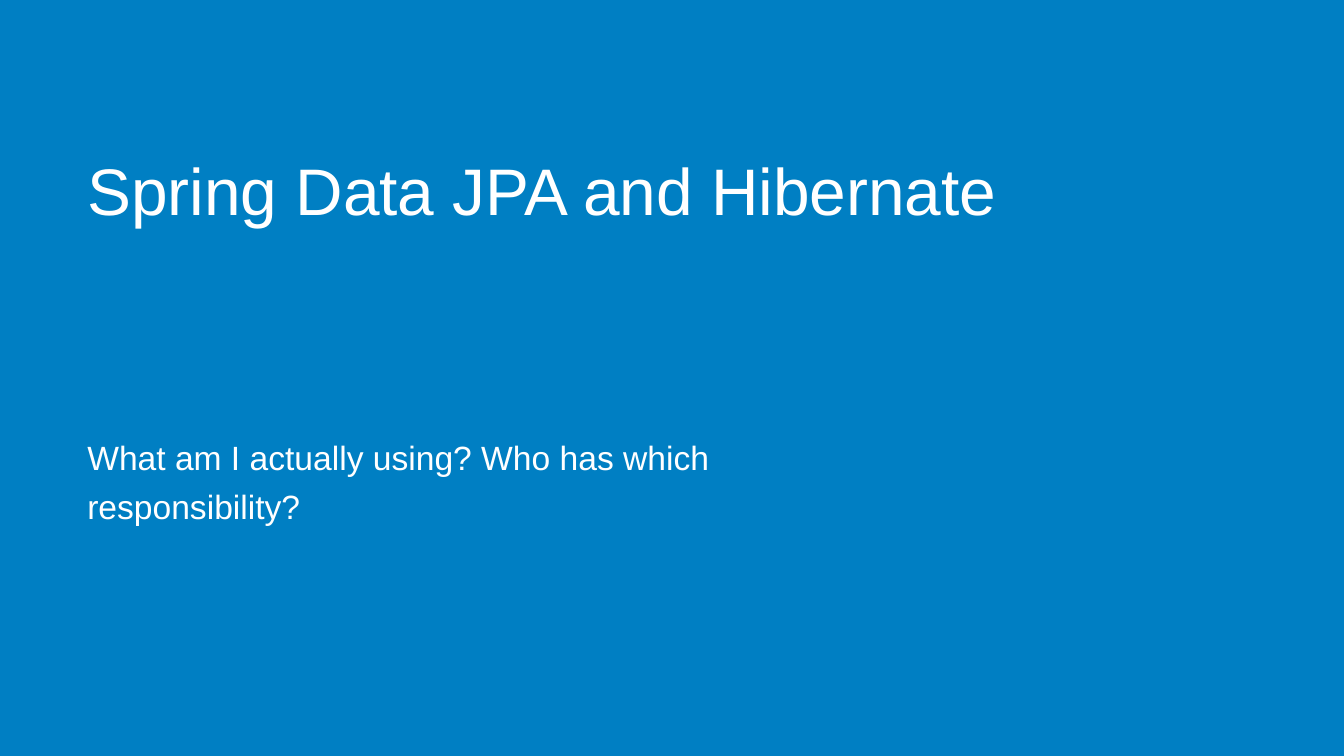
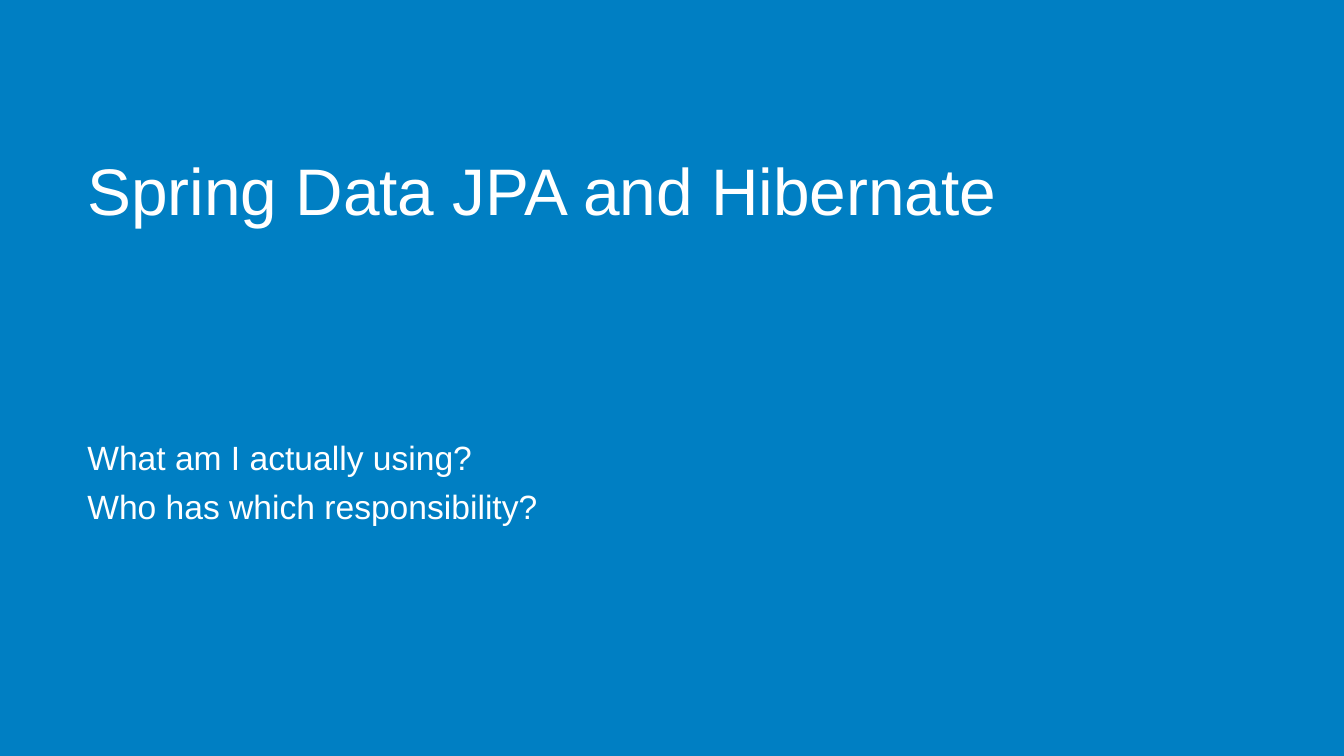
Before and after one commit to raoulvdberge/jpa-with-hibernate, a slide deck: slide 4 of slides.pptx. Drawn at 1344x756 pixels with LibreOffice and Linux fonts; fonts in the diff are those of the drawing; background and template pictures are left out. Boxes give left, top, right and bottom in pixels: in the first picture for what was removed or moved away, otherwise in the second. Text is boxed around its words. In the diff, an @@ line names an element or a change of style, - is before the commit and + after.

```diff
--- a/slides.pptx
+++ b/slides.pptx
@@ text at (x1=87, y1=445, x2=537, y2=526): text changed @@
-What am I actually using? Who has which responsibility?
+What am I actually using?
+Who has which responsibility?
```
Also in this commit, not shown: 22 other slides changed, 1 other file.
